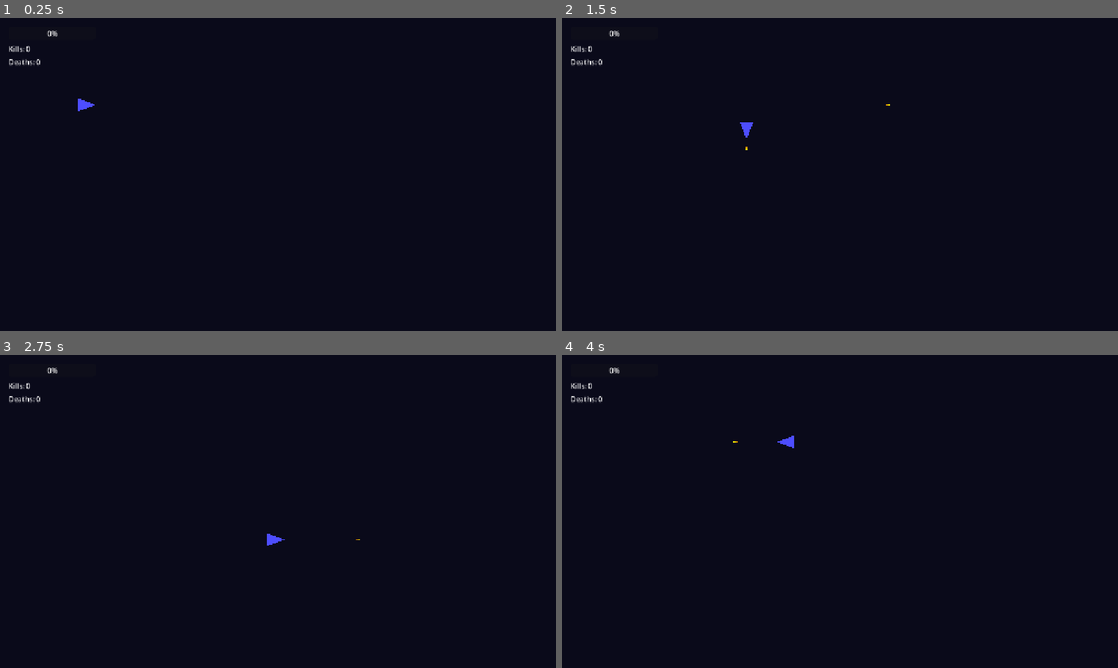
Above: before the commit, frames 1-4 (two rows, left to right).
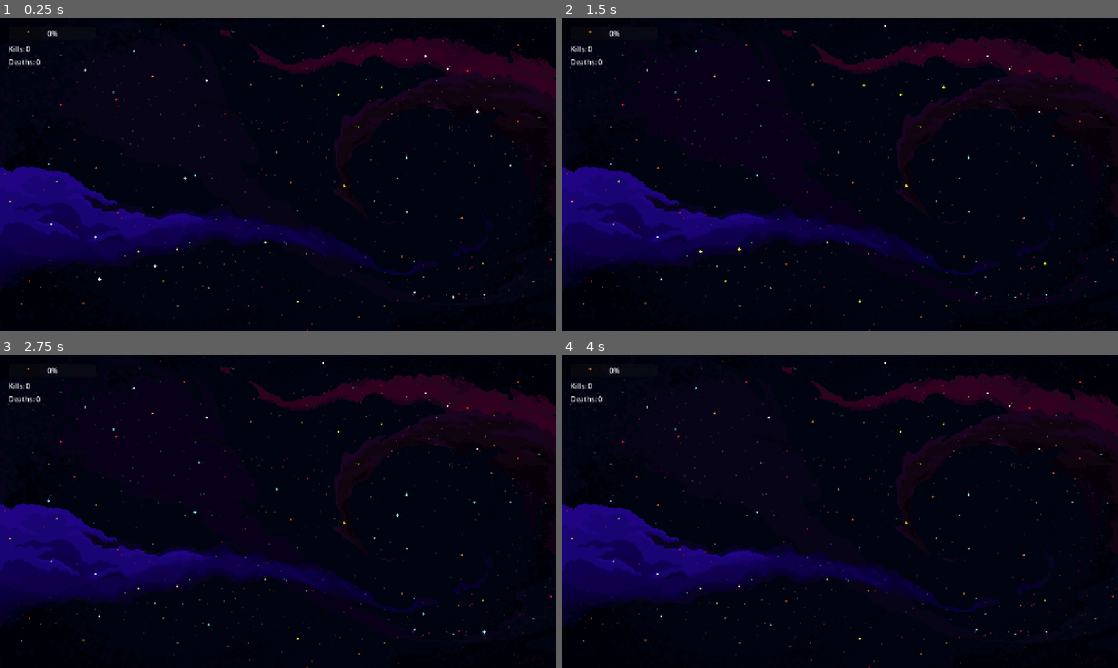
Above: after the commit, the same moments.

Repository: Asstro-Party/turbo-octo-guacamole
Game: Godot game, scene res://scenes/main.tscn
Same seed, same stepped clock (60 frames per second), same inputs: the game is played once before the commit and once after it.
Inputs (mouse positions are in pixels of both pictures, inside the frame that each line leads up to):
- Up to frame 1 (0.25 s): no input
- Up to frame 2 (1.5 s): move the mouse to (962, 158) at 0.52 s; hold D (move_right) 0.53-1.28 s; click (962, 158) at 0.67 s; move the mouse to (728, 190) at 1.27 s; hold S (move_down) from 1.28 s (still down); click (728, 190) at 1.42 s
- Up to frame 3 (2.75 s): move the mouse to (333, 442) at 2.02 s; release S (move_down) at 2.03 s; hold D (move_right) from 2.03 s (still down); click (333, 442) at 2.17 s
- Up to frame 4 (4 s): move the mouse to (812, 574) at 2.77 s; release D (move_right) at 2.78 s; hold W (move_up) 2.78-3.53 s; click (812, 574) at 2.92 s; move the mouse to (1006, 558) at 3.52 s; hold A (move_left) from 3.53 s (still down); click (1006, 558) at 3.67 s

The runs differ from the first frame. In frame 1, 12% of the frame differs, in the area x 0-100%, y 1-100%; in frame 2, 12%; in frame 3, 12%; in frame 4, 12%.

Commit message:
improved game and lobby

Diff:
--- a/godot-game/scenes/bullet.tscn
+++ b/godot-game/scenes/bullet.tscn
@@ -1,23 +1,19 @@
-[gd_scene load_steps=5 format=3 uid="uid://qmqkq6xamyaw"]
+[gd_scene load_steps=4 format=3 uid="uid://qmqkq6xamyaw"]
 
 [ext_resource type="Script" uid="uid://dphcsl3fq1hrv" path="res://scripts/Bullet.gd" id="1_mkf8s"]
-
-[sub_resource type="Gradient" id="Gradient_y25gk"]
-colors = PackedColorArray(0.79040414, 0.4273318, 1.92523e-07, 1, 1, 1, 0, 1)
-
-[sub_resource type="GradientTexture2D" id="GradientTexture2D_l5glv"]
-gradient = SubResource("Gradient_y25gk")
-width = 10
-height = 4
+[ext_resource type="Texture2D" uid="uid://cgouskhn3teyb" path="res://assets/sprites/poop.png" id="2_y25gk"]
 
 [sub_resource type="RectangleShape2D" id="RectangleShape2D_eoqba"]
-size = Vector2(10, 4)
+size = Vector2(10, 12)
 
 [node name="Bullet" type="Area2D"]
 script = ExtResource("1_mkf8s")
 
 [node name="Sprite2D" type="Sprite2D" parent="."]
-texture = SubResource("GradientTexture2D_l5glv")
+position = Vector2(5.9604645e-08, 0)
+rotation = -1.5715951
+scale = Vector2(0.028692467, 0.028692467)
+texture = ExtResource("2_y25gk")
 
 [node name="CollisionShape2D" type="CollisionShape2D" parent="."]
 shape = SubResource("RectangleShape2D_eoqba")
--- a/godot-game/scenes/main.tscn
+++ b/godot-game/scenes/main.tscn
@@ -1,20 +1,95 @@
-[gd_scene load_steps=4 format=3 uid="uid://bx4v3vf5w1h1u"]
+[gd_scene load_steps=16 format=3 uid="uid://bx4v3vf5w1h1u"]
 
+[ext_resource type="Texture2D" uid="uid://1nimp58iy7s2" path="res://assets/background/space.png" id="1_jyhfs"]
 [ext_resource type="Script" uid="uid://1m4cb6f55a0t" path="res://scripts/GameManager.gd" id="1_sugp2"]
 [ext_resource type="PackedScene" uid="uid://bgderjbosrs3f" path="res://scenes/player.tscn" id="2_jyhfs"]
 [ext_resource type="Script" uid="uid://cmua45rpdr86x" path="res://scripts/NetworkManager.gd" id="3_tbgi4"]
 
+[sub_resource type="AtlasTexture" id="AtlasTexture_tbgi4"]
+atlas = ExtResource("1_jyhfs")
+region = Rect2(0, 0, 1280, 720)
+
+[sub_resource type="AtlasTexture" id="AtlasTexture_tefeu"]
+atlas = ExtResource("1_jyhfs")
+region = Rect2(1280, 0, 1280, 720)
+
+[sub_resource type="AtlasTexture" id="AtlasTexture_o6xl0"]
+atlas = ExtResource("1_jyhfs")
+region = Rect2(2560, 0, 1280, 720)
+
+[sub_resource type="AtlasTexture" id="AtlasTexture_tipki"]
+atlas = ExtResource("1_jyhfs")
+region = Rect2(3840, 0, 1280, 720)
+
+[sub_resource type="AtlasTexture" id="AtlasTexture_85g3d"]
+atlas = ExtResource("1_jyhfs")
+region = Rect2(5120, 0, 1280, 720)
+
+[sub_resource type="AtlasTexture" id="AtlasTexture_choun"]
+atlas = ExtResource("1_jyhfs")
+region = Rect2(0, 720, 1280, 720)
+
+[sub_resource type="AtlasTexture" id="AtlasTexture_ya4ey"]
+atlas = ExtResource("1_jyhfs")
+region = Rect2(1280, 720, 1280, 720)
+
+[sub_resource type="AtlasTexture" id="AtlasTexture_eb6dy"]
+atlas = ExtResource("1_jyhfs")
+region = Rect2(2560, 720, 1280, 720)
+
+[sub_resource type="AtlasTexture" id="AtlasTexture_trceg"]
+atlas = ExtResource("1_jyhfs")
+region = Rect2(3840, 720, 1280, 720)
+
+[sub_resource type="AtlasTexture" id="AtlasTexture_a8y0u"]
+atlas = ExtResource("1_jyhfs")
+region = Rect2(5120, 720, 1280, 720)
+
+[sub_resource type="SpriteFrames" id="SpriteFrames_jkv2x"]
+animations = [{
+"frames": [{
+"duration": 1.0,
+"texture": SubResource("AtlasTexture_tbgi4")
+}, {
+"duration": 1.0,
+"texture": SubResource("AtlasTexture_tefeu")
+}, {
+"duration": 1.0,
+"texture": SubResource("AtlasTexture_o6xl0")
+}, {
+"duration": 1.0,
+"texture": SubResource("AtlasTexture_tipki")
+}, {
+"duration": 1.0,
+"texture": SubResource("AtlasTexture_85g3d")
+}, {
+"duration": 1.0,
+"texture": SubResource("AtlasTexture_choun")
+}, {
+"duration": 1.0,
+"texture": SubResource("AtlasTexture_ya4ey")
+}, {
+"duration": 1.0,
+"texture": SubResource("AtlasTexture_eb6dy")
+}, {
+"duration": 1.0,
+"texture": SubResource("AtlasTexture_trceg")
+}, {
+"duration": 1.0,
+"texture": SubResource("AtlasTexture_a8y0u")
+}],
+"loop": true,
+"name": &"default",
+"speed": 5.0
+}]
+
 [node name="Main" type="Node2D"]
 
-[node name="ColorRect" type="ColorRect" parent="."]
-anchors_preset = 15
-anchor_right = 1.0
-anchor_bottom = 1.0
-offset_right = 1280.0
-offset_bottom = 720.0
-grow_horizontal = 2
-grow_vertical = 2
-color = Color(0.039215688, 0.039215688, 0.101960786, 1)
+[node name="AnimatedSprite2D" type="AnimatedSprite2D" parent="."]
+sprite_frames = SubResource("SpriteFrames_jkv2x")
+autoplay = "default"
+frame_progress = 0.8509282
+centered = false
 
 [node name="Arena" type="Node2D" parent="."]
 
--- a/godot-game/scenes/player.tscn
+++ b/godot-game/scenes/player.tscn
@@ -1,7 +1,8 @@
-[gd_scene load_steps=4 format=3 uid="uid://bgderjbosrs3f"]
+[gd_scene load_steps=5 format=3 uid="uid://bgderjbosrs3f"]
 
 [ext_resource type="Script" uid="uid://cvs8wsoyv0uny" path="res://scripts/Player.gd" id="1_g2els"]
 [ext_resource type="PackedScene" uid="uid://qmqkq6xamyaw" path="res://scenes/bullet.tscn" id="2_qhqgy"]
+[ext_resource type="Texture2D" uid="uid://cpc61q0mhgfqn" path="res://assets/sprites/player1.png" id="3_qhqgy"]
 
 [sub_resource type="CircleShape2D" id="CircleShape2D_dqkch"]
 radius = 20.0
@@ -11,8 +12,11 @@
 script = ExtResource("1_g2els")
 bullet_scene = ExtResource("2_qhqgy")
 
-[node name="Polygon2D" type="Polygon2D" parent="."]
-polygon = PackedVector2Array(20, 0, -20, -15, -20, 15)
+[node name="Sprite2D" type="Sprite2D" parent="."]
+position = Vector2(1.1920929e-06, 2.3841858e-07)
+rotation = -1.5680364
+scale = Vector2(0.078125, 0.078125)
+texture = ExtResource("3_qhqgy")
 
 [node name="CollisionShape2D" type="CollisionShape2D" parent="."]
 shape = SubResource("CircleShape2D_dqkch")
--- a/godot-game/scripts/GameManager.gd
+++ b/godot-game/scripts/GameManager.gd
@@ -6,6 +6,7 @@
 var players = {}
 var local_player_id = 0
 var session_id = 0
+var player_models: Dictionary = {}
 
 @onready var network_manager = $NetworkManager
 @onready var players_container = $Players
@@ -17,6 +18,9 @@
 	network_manager.player_action_received.connect(_on_player_action_received)
 	network_manager.kill_received.connect(_on_kill_received)
 	network_manager.game_ended.connect(_on_game_ended)
+	network_manager.player_model_state_received.connect(_on_player_model_state_received)
+	network_manager.player_model_selected.connect(_on_player_model_selected)
+	network_manager.player_left_lobby.connect(_on_player_left_lobby)
 
 	# Get game info from URL parameters (when embedded in web page)
 	if OS.has_feature("web"):
@@ -28,14 +32,35 @@
 		spawn_player(1, "TestPlayer", true)
 
 func _setup_from_web_params():
-	# This would be called with actual parameters from the web page
-	# For now, using placeholder values
-	var lobby_id = "test-lobby"
-	var user_id = 1
-	var username = "Player1"
+	var lobby_id = ""
+	var user_id = 0
+	var username = "Player"
+	var model_name = ""
+
+	if JavaScriptBridge:
+		lobby_id = str(JavaScriptBridge.eval("window.godotConfig?.lobbyId || ''"))
+		user_id = int(JavaScriptBridge.eval("window.godotConfig?.userId || '0'"))
+		username = str(JavaScriptBridge.eval("window.godotConfig?.username || 'Player'"))
+		model_name = str(JavaScriptBridge.eval("window.godotConfig?.playerModel || ''"))
+
+	var invalid_tokens = ["null", "undefined"]
+	if invalid_tokens.has(lobby_id):
+		lobby_id = ""
+	if invalid_tokens.has(username):
+		username = "Player"
+	if invalid_tokens.has(model_name):
+		model_name = ""
+
+	if lobby_id.is_empty() or user_id == 0:
+		print("Missing lobby or user info from web parameters. Spawning local test player.")
+		local_player_id = 1
+		spawn_player(local_player_id, "WebTest", true)
+		return
 
 	network_manager.connect_to_server(lobby_id, user_id, username)
 	local_player_id = user_id
+	if model_name != "":
+		player_models[str(user_id)] = model_name
 
 	# Spawn local player
 	spawn_player(user_id, username, true)
@@ -58,6 +83,8 @@
 
 	players_container.add_child(player)
 	players[player_id] = player
+
+	_apply_player_model(player_id)
 
 	print("Spawned player: ", username, " (", player_id, ")")
 
@@ -105,3 +132,31 @@
 	print("Game ended! Results: ", results)
 	# Show end game screen
 	# Return to lobby after delay
+
+func _on_player_model_state_received(models: Dictionary):
+	player_models = models.duplicate(true)
+	for player_id in players.keys():
+		_apply_player_model(player_id)
+
+func _on_player_model_selected(user_id: int, model: String, models: Dictionary):
+	if models:
+		player_models = models.duplicate(true)
+	else:
+		player_models[str(user_id)] = model
+	_apply_player_model(user_id)
+
+func _on_player_left_lobby(user_id: int, model: String):
+	player_models.erase(str(user_id))
+	if players.has(user_id):
+		_apply_player_model(user_id)
+
+func _apply_player_model(player_id: int):
+	if not players.has(player_id):
+		return
+
+	var key = str(player_id)
+	var model_name = player_models.get(key, "")
+	if model_name == null:
+		model_name = ""
+
+	players[player_id].set_player_model(model_name)
--- a/godot-game/scripts/NetworkManager.gd
+++ b/godot-game/scripts/NetworkManager.gd
@@ -10,6 +10,9 @@
 signal player_action_received(user_id, action, data)
 signal kill_received(killer_id, victim_id)
 signal game_ended(results)
+signal player_model_state_received(player_models)
+signal player_model_selected(user_id, model, player_models)
+signal player_left_lobby(user_id, model)
 
 var lobby_id = ""
 var user_id = 0
@@ -23,6 +26,7 @@
 		window.godotConfig.lobbyId = new URLSearchParams(window.location.search).get('lobbyId') || '';
 		window.godotConfig.userId = new URLSearchParams(window.location.search).get('userId') || '0';
 		window.godotConfig.username = new URLSearchParams(window.location.search).get('username') || 'Player';
+		window.godotConfig.playerModel = new URLSearchParams(window.location.search).get('playerModel') || '';
 		"""
 		JavaScriptBridge.eval(js_code)
 
@@ -89,6 +93,22 @@
 		"game_ended":
 			game_ended.emit(data.get("results"))
 
+		"player_model_state":
+			player_model_state_received.emit(data.get("playerModels", {}))
+
+		"player_model_selected":
+			player_model_selected.emit(
+				data.get("userId"),
+				data.get("model"),
+				data.get("playerModels", {})
+			)
+
+		"player_left":
+			player_left_lobby.emit(
+				data.get("userId"),
+				data.get("model")
+			)
+
 func send_message(message: Dictionary):
 	if connected:
 		var json_str = JSON.stringify(message)
--- a/godot-game/scripts/Player.gd
+++ b/godot-game/scripts/Player.gd
@@ -2,8 +2,13 @@
 
 # Player movement and shooting
 @export var speed = 300.0
-@export var rotation_speed = 3.0
+@export var rotation_speed = 10.0
 @export var bullet_scene: PackedScene
+@export var fire_rate := 0.15
+@export var player_color: Color = Color.WHITE
+@export var player_model: String = ""
+
+const PLAYER_TEXTURE_DIR := "res://assets/players/"
 
 var player_id = 0
 var is_local_player = false
@@ -11,6 +16,8 @@
 var kills = 0
 var deaths = 0
 var network_manager = null
+var _shoot_cooldown := 0.0
+var _default_texture: Texture2D = null
 
 @onready var sprite = $Sprite2D if has_node("Sprite2D") else null
 @onready var gun = $Gun if has_node("Gun") else null
@@ -20,7 +27,11 @@
 
 func _ready():
 	# Set player color based on ID
-	modulate = _get_player_color(player_id)
+	modulate = player_color
+	if sprite:
+		_default_texture = sprite.texture
+	if player_model != "":
+		_apply_player_model(player_model)
 
 func setup(p_player_id: int, p_is_local: bool, p_network_manager = null):
 	player_id = p_player_id
@@ -34,6 +45,15 @@
 	if is_local_player:
 		_handle_local_input(delta)
 	move_and_slide()
+	var wrapped = _wrap_position()
+	if is_local_player:
+		_update_shooting(delta)
+		if wrapped and network_manager:
+			network_manager.send_player_action("move", {
+				"position": {"x": position.x, "y": position.y},
+				"rotation": rotation,
+				"velocity": {"x": velocity.x, "y": velocity.y}
+			})
 
 func _handle_local_input(delta):
 	# Movement
@@ -45,16 +65,22 @@
 	velocity = input_vector * speed
 
 	# Rotation - rotate to face movement direction
+	var previous_rotation = rotation
 	if input_vector.length() > 0:
-		# Rotate to face the direction we're moving
-		rotation = input_vector.angle()
+		var target_rotation = input_vector.angle()
+		var angle_diff = wrapf(target_rotation - rotation, -PI, PI)
+		var max_step = rotation_speed * delta
+		if abs(angle_diff) <= max_step:
+			rotation = target_rotation
+		else:
+			rotation += clamp(angle_diff, -max_step, max_step)
 
 	# Alternative: Use mouse for aiming (uncomment for mouse control)
 	# var mouse_pos = get_global_mouse_position()
 	# look_at(mouse_pos)
 
 	# Send position update to server
-	if network_manager and (velocity.length() > 0 or rotation != 0):
+	if network_manager and (velocity.length() > 0 or not is_equal_approx(previous_rotation, rotation)):
 		network_manager.send_player_action("move", {
 			"position": {"x": position.x, "y": position.y},
 			"rotation": rotation,
@@ -70,9 +96,14 @@
 		shoot()
 
 func shoot():
+	_shoot_cooldown = fire_rate
+
 	if bullet_scene:
+		var muzzle_position = global_position
+		if gun:
+			muzzle_position = gun.global_position
 		var bullet = bullet_scene.instantiate()
-		bullet.position = gun.global_position
+		bullet.position = muzzle_position
 		bullet.rotation = rotation
 		bullet.shooter_id = player_id
 		get_parent().add_child(bullet)
@@ -82,7 +113,7 @@
 		# Send shoot action to server
 		if network_manager:
 			network_manager.send_player_action("shoot", {
-				"position": {"x": gun.global_position.x, "y": gun.global_position.y},
+				"position": {"x": muzzle_position.x, "y": muzzle_position.y},
 				"rotation": rotation
 			})
 
@@ -125,11 +156,51 @@
 		randf_range(100, viewport_size.y - 100)
 	)
 
-func _get_player_color(id: int) -> Color:
-	var colors = [
-		Color(1, 0.3, 0.3),  # Red
-		Color(0.3, 0.3, 1),  # Blue
-		Color(0.3, 1, 0.3),  # Green
-		Color(1, 1, 0.3)     # Yellow
-	]
-	return colors[id % colors.size()]
+func _update_shooting(delta):
+	if _shoot_cooldown > 0.0:
+		_shoot_cooldown = max(_shoot_cooldown - delta, 0.0)
+	if Input.is_mouse_button_pressed(MOUSE_BUTTON_LEFT) and _shoot_cooldown <= 0.0:
+		shoot()
+
+func _wrap_position() -> bool:
+	var viewport := get_viewport()
+	if viewport == null:
+		return false
+
+	var rect := viewport.get_visible_rect()
+	var min_x := rect.position.x
+	var max_x := rect.position.x + rect.size.x
+	var min_y := rect.position.y
+	var max_y := rect.position.y + rect.size.y
+
+	var new_x := wrapf(position.x, min_x, max_x)
+	var new_y := wrapf(position.y, min_y, max_y)
+
+	if !is_equal_approx(new_x, position.x) or !is_equal_approx(new_y, position.y):
+		position = Vector2(new_x, new_y)
+		return true
+
+	return false
+
+func set_player_model(model_name: String):
+	player_model = model_name
+	_apply_player_model(model_name)
+
+func _apply_player_model(model_name: String):
+	if sprite == null:
+		return
+
+	if model_name == null or model_name == "":
+		if _default_texture:
+			sprite.texture = _default_texture
+		return
+
+	var path = PLAYER_TEXTURE_DIR + model_name
+	if ResourceLoader.exists(path):
+		var texture = load(path)
+		if texture:
+			sprite.texture = texture
+			return
+
+	if _default_texture:
+		sprite.texture = _default_texture
Binary file added: godot-game/assets/background/pxsprite-space.gif
Binary file added: godot-game/assets/background/space.png
Binary file added: godot-game/assets/bullets/poop.png
Binary file added: godot-game/assets/players/player1.png
Binary file added: godot-game/assets/players/player2.png
Binary file added: godot-game/assets/players/player3.png
Binary file added: godot-game/assets/players/player4.png
Not shown, changed: backend/src/config/redis.js
Not shown, changed: backend/src/routes/lobby.js
Not shown, changed: backend/src/websocket/gameServer.js
Not shown, changed: frontend/public/godot-game/index.html
Not shown, changed: frontend/public/godot-game/index.icon.png
(and 8 more such lines)
